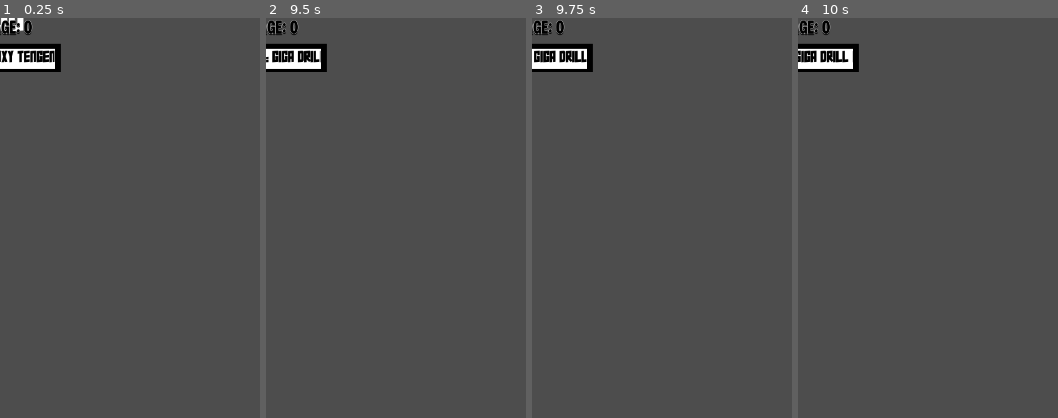
Above: before the commit, frames 1-4 (left to right).
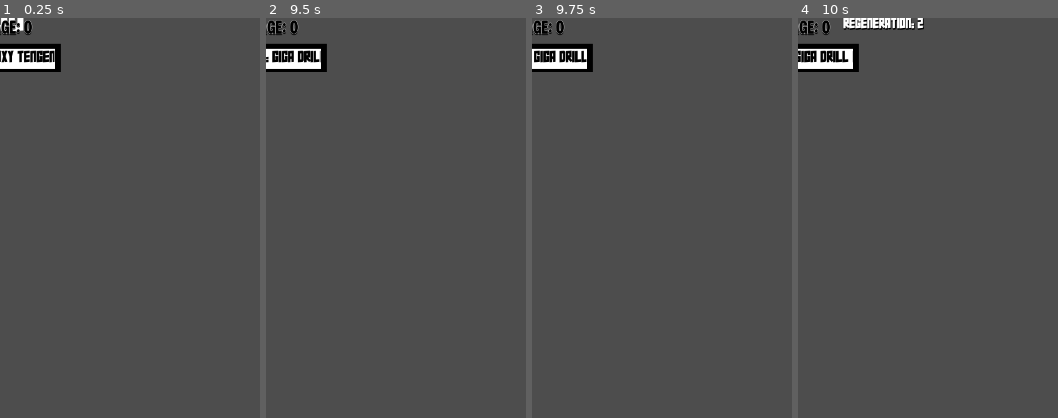
Above: after the commit, the same moments.

Repository: Odeguy/ball-fighting
Game: Godot game, scene res://burst_series/balls/simon_ball.tscn
The game is run twice, just before and just after one commit, with the same random seed, the same clock (stepped at 60 frames per second) and the same inputs. This scene is started directly instead of the project's main scene. Sound files missing from this copy of the repository are replaced by a short silence.
Inputs (mouse positions are % of the whole screen's width and height, from its top left):
- Up to frame 1 (0.25 s): no input
- Up to frame 2 (9.5 s): move the mouse to (72, 45) at 0.52 s; move the mouse to (30, 55) at 1.27 s; move the mouse to (60, 28) at 2.02 s; move the mouse to (45, 70) at 2.77 s; move the mouse to (80, 65) at 3.52 s; move the mouse to (20, 35) at 4.27 s; move the mouse to (55, 50) at 5.02 s; move the mouse to (35, 25) at 5.77 s; move the mouse to (72, 45) at 6.52 s; move the mouse to (30, 55) at 7.27 s; move the mouse to (60, 28) at 8.02 s; move the mouse to (45, 70) at 8.77 s
- Up to frame 3 (9.75 s): move the mouse to (80, 65) at 9.52 s
- Up to frame 4 (10 s): no input
The pictures show only the part of the screen within x 0-50%, y 0-50%; the shares and areas given below are measured in that part.

Frames 1-3 are identical in both runs. In frame 4, 0.8% of the frame differs, in the area x 17-49%, y 0-3%.
Error before the commit: Invalid access to property or key 'arena_origin' on a base object of type 'Window'. (res://ball_script.gd:52)
Error after the commit: Invalid access to property or key 'arena_origin' on a base object of type 'Window'. (res://ball_script.gd:61)

Commit message:
stat display

Diff:
--- a/ball.tscn
+++ b/ball.tscn
@@ -154,6 +154,20 @@
 Damage: 0"
 horizontal_alignment = 1
 
+[node name="Scaling" type="Label" parent="AvgDmg"]
+layout_mode = 0
+offset_left = 146.0
+offset_top = -0.5
+offset_right = 212.0
+offset_bottom = 25.5
+theme_override_colors/font_color = Color(1, 1, 1, 1)
+theme_override_colors/font_shadow_color = Color(0, 0, 0, 1)
+theme_override_colors/font_outline_color = Color(0, 0, 0, 1)
+theme_override_constants/shadow_offset_y = 2
+theme_override_constants/outline_size = 2
+theme_override_fonts/font = ExtResource("2_ktgx5")
+theme_override_font_sizes/font_size = 15
+
 [node name="AudioStreamPlayer2D" type="AudioStreamPlayer2D" parent="."]
 
 [node name="BlackFlash" type="GPUParticles2D" parent="."]
--- a/ball_script.gd
+++ b/ball_script.gd
@@ -39,6 +39,15 @@
 @export var summon_cut_in_image: Texture2D
 @export var summon_cut_in_voice_line: AudioStream
 @export var summoned: PackedScene
+@export_category("Stat Scaling")
+@export var scaling_vars: Dictionary = {
+	"attack": 1.0,
+	"regeneration": 1.0,
+	"lin_speed": 1.0,
+	"lin_accel": 1.0,
+	"ang_speed": 1.0,
+	"ang_accel": 1.0
+}
 signal summon(summon_cut_in_image, summon_cut_in_voice_line, summoner, summoned, team)
 @onready var max_health: float = float(health)
 @onready var counter: int = 0
@@ -72,11 +81,13 @@
 	$AvgDmg.global_position.y *= 1.2
 	$AvgDmg.add_theme_color_override("font_color", color)
 	$AvgDmg.add_theme_color_override("font_outline_color", border_color)
+	scaling(0)
 
 func _process(delta: float) -> void:
 	counter += 1
 	try_summon()
 	regenerate(counter)
+	scaling(counter)
 
 func _physics_process(delta: float) -> void:
 	if $RigidBody2D.linear_velocity.length() < lin_speed * 500:
@@ -255,3 +266,27 @@
 
 func regenerate(counter: int) -> void:
 	if counter % 50 == 0 && health < max_health: health += regeneration
+
+func scaling(counter: int) -> void:
+	if counter % 600 != 0: return
+	attack *= scaling_vars["attack"]
+	lin_speed *= scaling_vars["lin_speed"]
+	lin_accel *= scaling_vars["lin_accel"]
+	ang_speed *= scaling_vars["ang_speed"]
+	ang_accel *= scaling_vars["ang_accel"]
+	regeneration *= scaling_vars["regeneration"]
+	$AvgDmg/Scaling.text = ""
+	for i in range(0, scaling_vars.size()):
+		var key = scaling_vars.keys()[i]
+		if scaling_vars[key] > 1 || key == "regeneration" && regeneration != 0:
+			$AvgDmg/Scaling.text += key + ": " + str(get_stat(key)) + "\n"
+
+func get_stat(stat: String) -> Variant:
+	match stat:
+		"attack": return attack
+		"lin_speed": return lin_speed
+		"lin_accel": return lin_accel
+		"ang_speed": return ang_speed
+		"ang_accel": return ang_accel
+		"regeneration": return regeneration
+	return "No Matches"
--- a/balls/thor_ball.tscn
+++ b/balls/thor_ball.tscn
@@ -44,7 +44,7 @@
 lin_speed = 1
 ang_speed = 9
 health = 375
-attack = 17
+attack = 29
 weapon = true
 center_force = true
 attack_sound = ExtResource("2_osp1s")
--- a/burst_ball_script.gd
+++ b/burst_ball_script.gd
@@ -87,3 +87,7 @@
 	scroller.scroll_horizontal += scroll_incr
 	if scroller.scroll_horizontal >= label.size.x - scroller.size.x || scroller.scroll_horizontal <= 0:
 		scroll_incr *= -1
+
+func scaling(counter: int) -> void:
+	super(counter)
+	if counter % 600 == 0: burst_limit += attack
--- a/burst_series/balls/gashbell_ball.tscn
+++ b/burst_series/balls/gashbell_ball.tscn
@@ -33,7 +33,7 @@
 lin_accel = 4
 lin_speed = 6
 health = 370
-attack = 6
+attack = 16
 trail = true
 field_type = "attack_field"
 attack_sound = ExtResource("5_fr8f2")
--- a/burst_series/balls/simon_ball.tscn
+++ b/burst_series/balls/simon_ball.tscn
@@ -37,9 +37,18 @@
 lin_accel = 2
 lin_speed = 3
 health = 400
+regeneration = 2
 attack = 11
 weapon = true
 attack_sound = ExtResource("5_8awhr")
+scaling_vars = {
+"ang_accel": 1.0,
+"ang_speed": 1.0,
+"attack": 1.2,
+"lin_accel": 1.0,
+"lin_speed": 1.0,
+"regeneration": 1.0
+}
 
 [node name="Face" parent="RigidBody2D" index="1"]
 theme_override_styles/panel = SubResource("StyleBoxFlat_diu0i")
